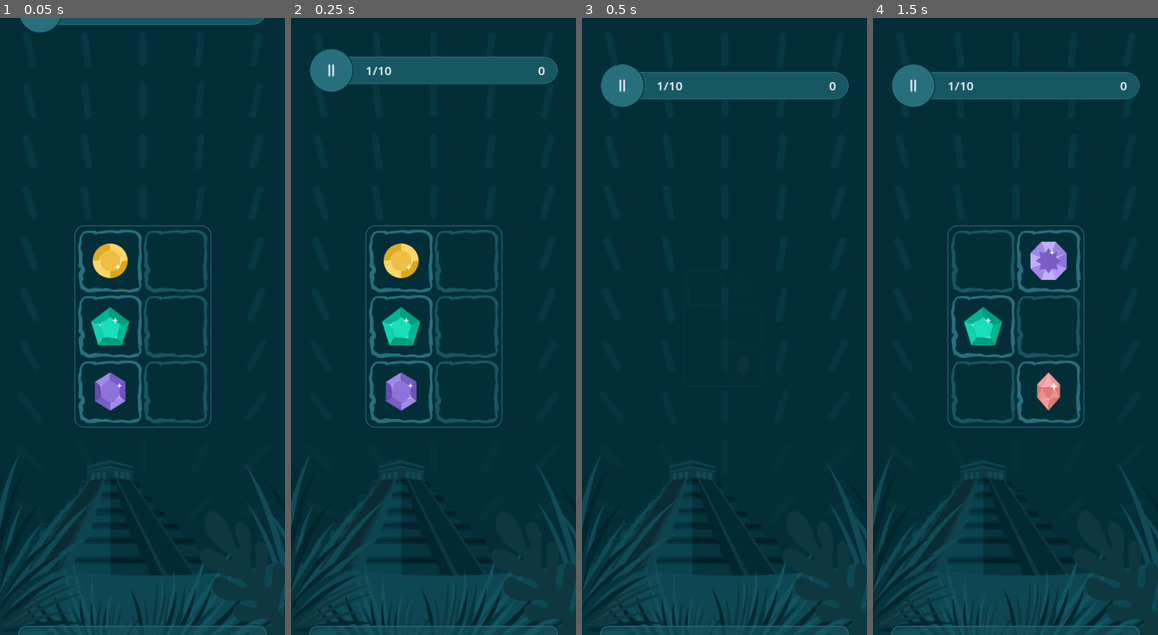
Above: before the commit, frames 1-4 (left to right).
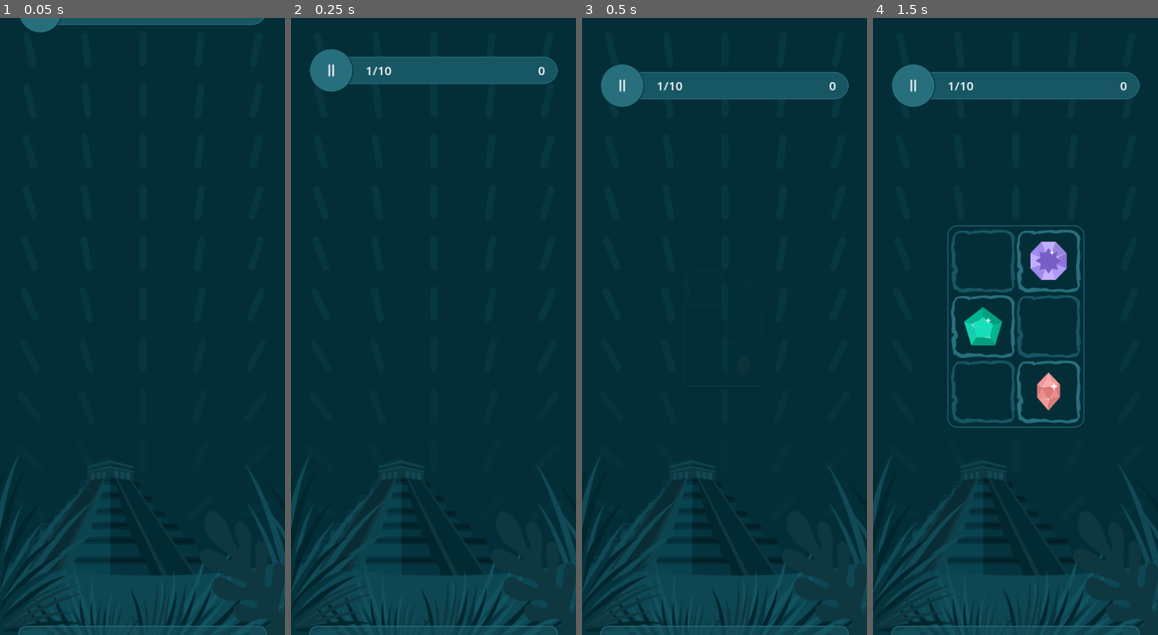
Above: after the commit, the same moments.

Repository: SugarF0x/hidden-gems-gd
Game: Godot game, scene res://hidden_gems_scene.tscn
Two runs of this game, one before a commit and one after it. Both use one fixed random seed, a clock stepped at 60 frames per second and the inputs below.
Inputs (mouse positions are in pixels of both pictures, inside the frame that each line leads up to):
- Up to frame 1 (0.05 s): no input
- Up to frame 2 (0.25 s): no input
- Up to frame 3 (0.5 s): no input
- Up to frame 4 (1.5 s): click (995, 289) at 0.52 s; click (984, 258) at 1.27 s

The runs differ from the first frame. In frame 1, 4.6% of the frame differs, in the area x 26-75%, y 33-67%; in frame 2, 4.6%; in frame 3, nothing differs; in frame 4, nothing differs.

Commit message:
remove unused stop

Diff:
--- a/game_scene.tscn
+++ b/game_scene.tscn
@@ -42,7 +42,7 @@
 pivot_offset = Vector2(163.5, 159)
 size_flags_horizontal = 4
 size_flags_vertical = 4
-correct_gem_indexes = Array[int]([0, 2, 4])
+correct_gem_indexes = Array[int]([3, 2, 5])
 
 [node name="Instructions" parent="MarginContainer/Container" instance=ExtResource("2_fu5pw")]
 unique_name_in_owner = true
--- a/grid.gd
+++ b/grid.gd
@@ -116,7 +116,6 @@
 func instnant_fade() -> void:
 	animation_player.play("fade")
 	animation_player.seek(animation_player.current_animation_length)
-	animation_player.stop()
 
 func fade(value: bool) -> Signal:
 	if (value):
